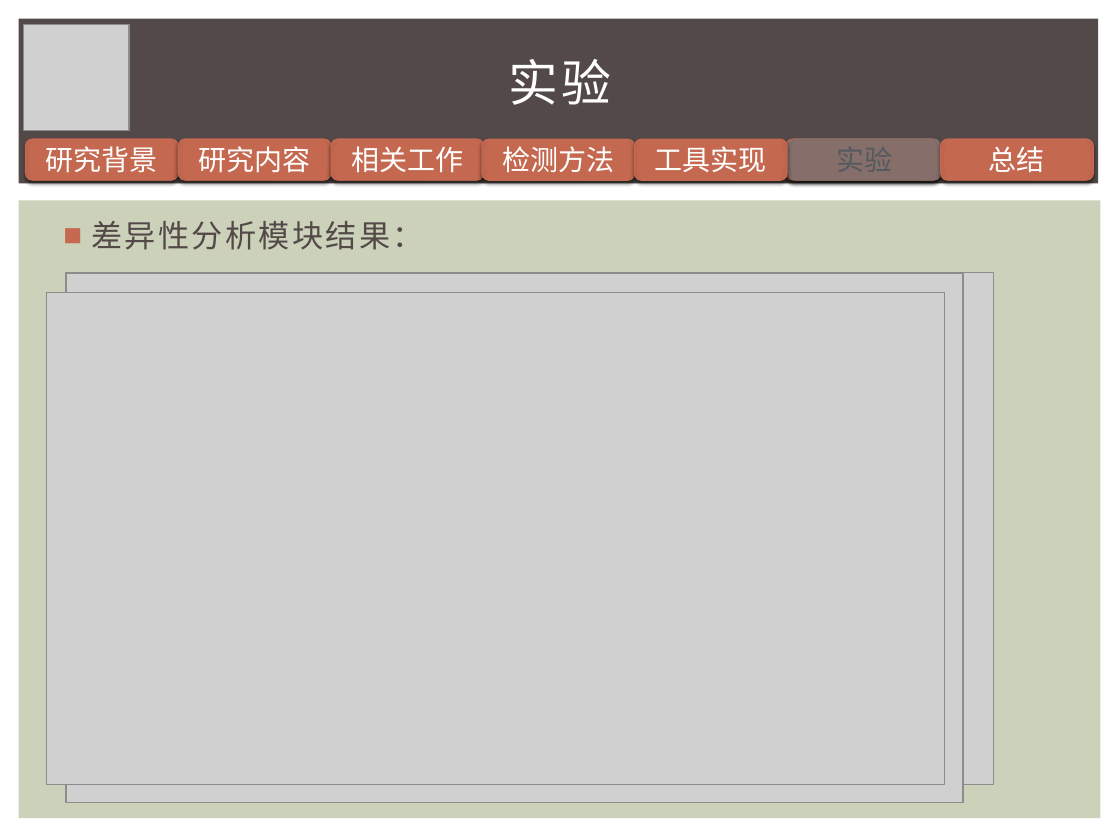
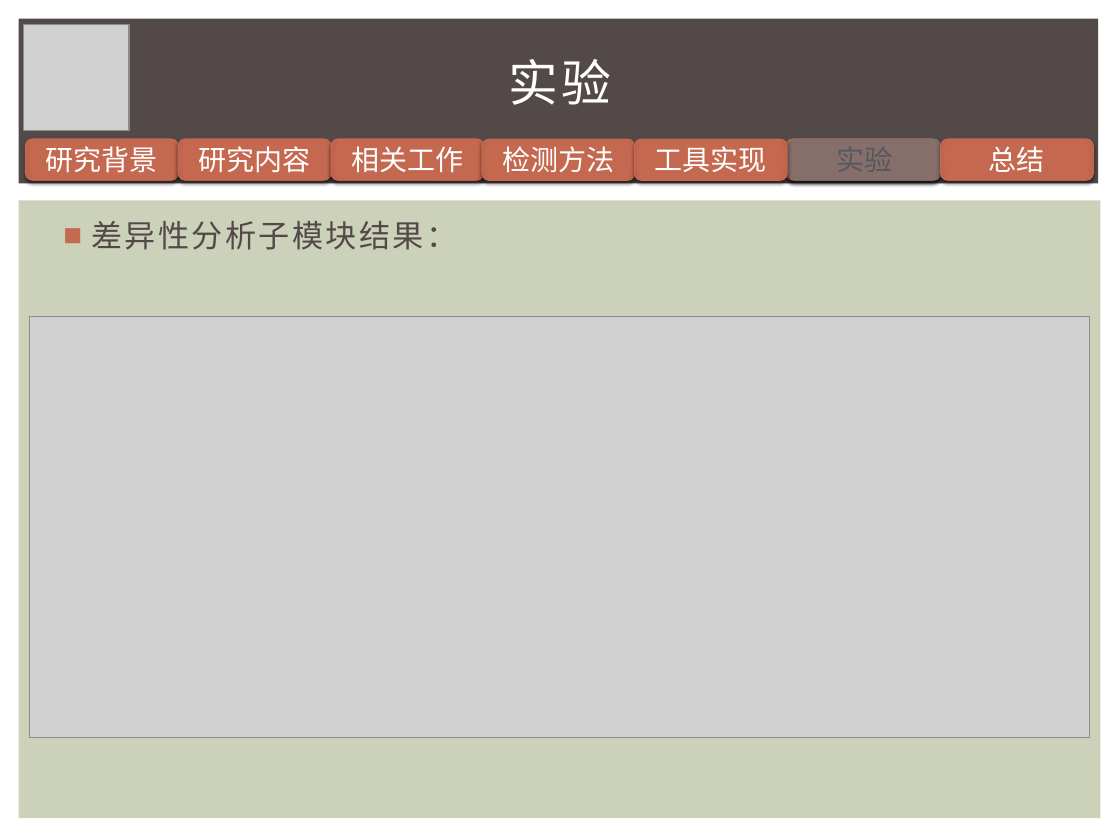
Before and after one commit to iewrer/mythesis, a slide deck: slide 23 of 答辩PPT.pptx (slide 22 before the commit). Drawn at 1120x840 pixels with LibreOffice and Linux fonts; fonts in the diff are those of the drawing; grey boxes stand for pictures. Boxes give left, top, right and bottom in pixels: in the first picture for what was removed or moved away, otherwise in the second. Text is boxed around its words. In the diff, an @@ line names an element or a change of style, - is before the commit and + after.

```diff
--- a/答辩PPT.pptx
+++ b/答辩PPT.pptx
@@ text at (x1=91, y1=221, x2=457, y2=250): text changed @@
-■ 差异性分析模块结果：
+■ 差异性分析子模块结果：
@@ picture removed at (x1=66, y1=273, x2=993, y2=785) @@
@@ picture removed at (x1=66, y1=273, x2=963, y2=802) @@
@@ picture resized from (x1=47, y1=292, x2=945, y2=784) to (x1=30, y1=316, x2=1090, y2=737) @@
```
Also in this commit, not shown: 12 other slides changed, 1 slide added, 37 other files.
